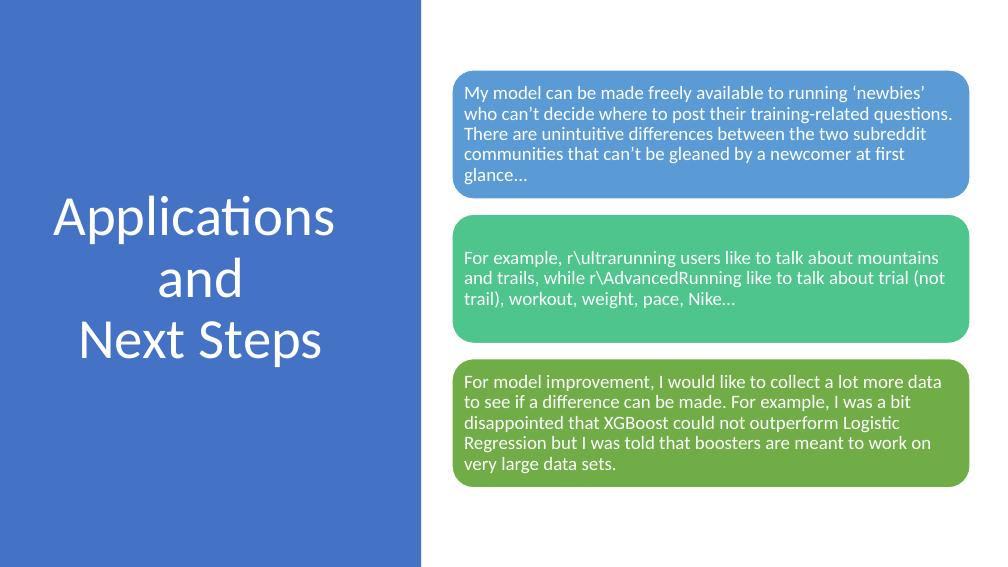
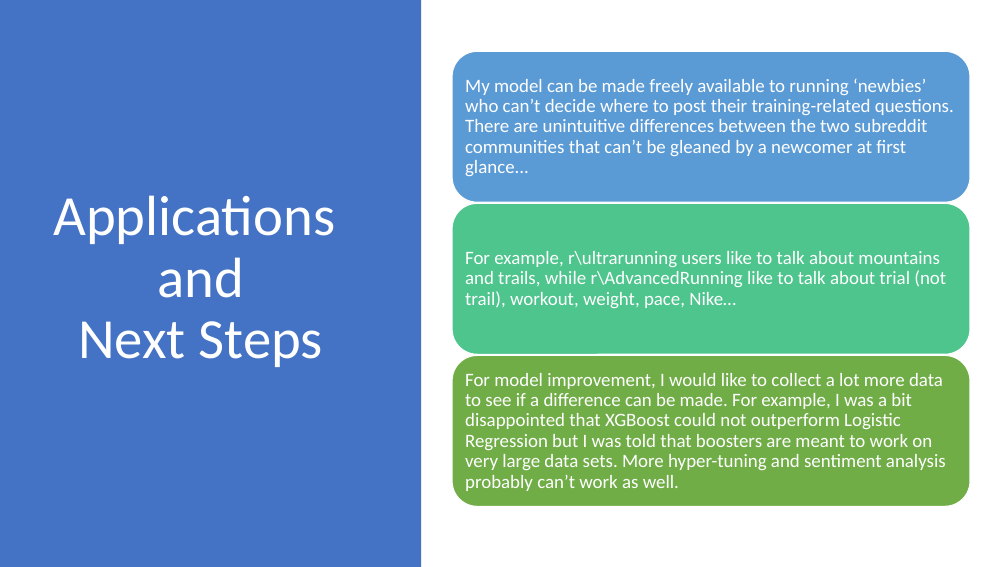
Before and after one commit to ngwtl/DSI-SG-24-projects, a slide deck: slide 13 of project_3/ethan-project-3-presentation.pptx. Drawn at 1008x567 pixels with LibreOffice and Linux fonts; fonts in the diff are those of the drawing. Boxes give left, top, right and bottom in pixels: in the first picture for what was removed or moved away, otherwise in the second. Text is boxed around its words. In the diff, an @@ line names an element or a change of style, - is before the commit and + after.

```diff
--- a/project_3/ethan-project-3-presentation.pptx
+++ b/project_3/ethan-project-3-presentation.pptx
@@ rounded rectangle: place and size @@
-rounded rectangle at [452, 70, 970, 199]
+rounded rectangle at [452, 51, 970, 203]
@@ text "My model can be made ...": place and size @@
-text "My model can be made ..." at [464, 86, 953, 184]
+text "My model can be made ..." at [465, 79, 954, 176]
@@ rounded rectangle: place and size @@
-rounded rectangle at [452, 215, 970, 343]
+rounded rectangle at [452, 203, 970, 355]
@@ rounded rectangle: place and size @@
-rounded rectangle at [452, 359, 970, 488]
+rounded rectangle at [452, 355, 970, 507]
@@ text at [465, 373, 946, 491]: text changed @@
-For model improvement, I would like to collect a lot more data to see if a difference can be made. For example, I was a bit disappointed that XGBoost could not outperform Logistic Regression but I was told that boosters are meant to work on very large data sets.
+For model improvement, I would like to collect a lot more data to see if a difference can be made. For example, I was a bit disappointed that XGBoost could not outperform Logistic Regression but I was told that boosters are meant to work on very large data sets. More hyper-tuning and sentiment analysis probably can’t work as well.
```
Also in this commit, not shown: 6 other slides changed.
